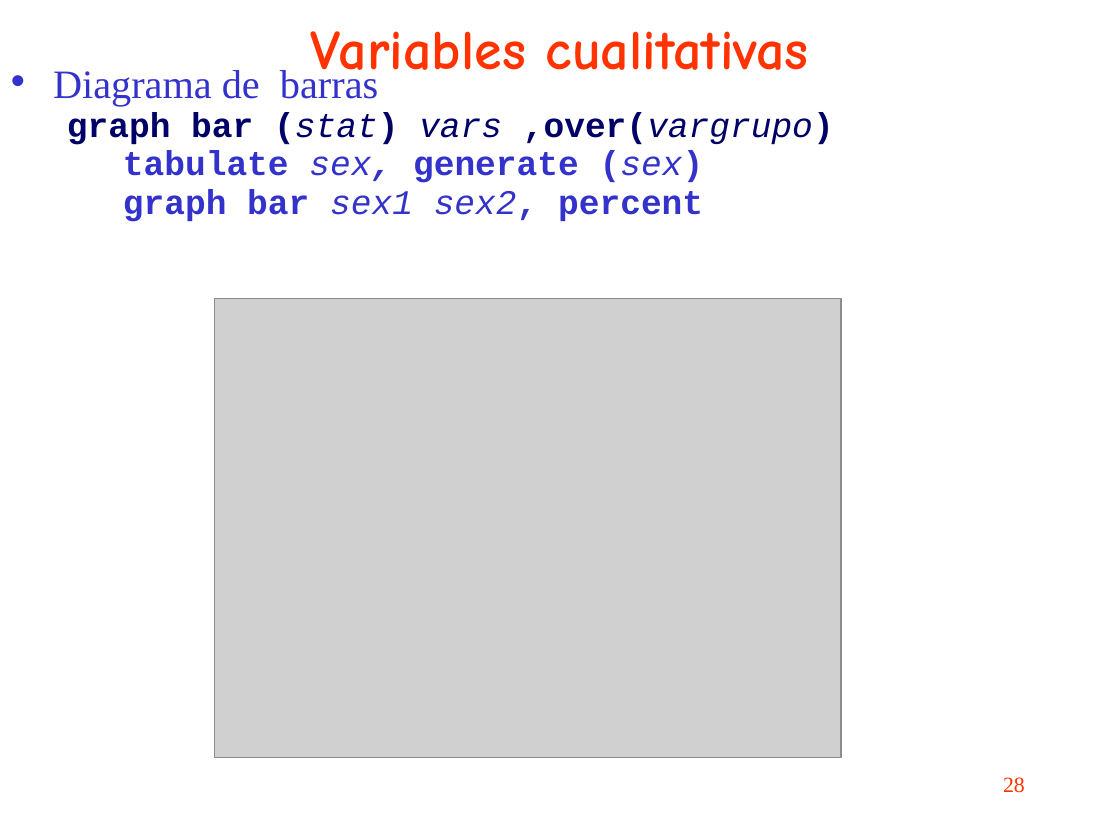
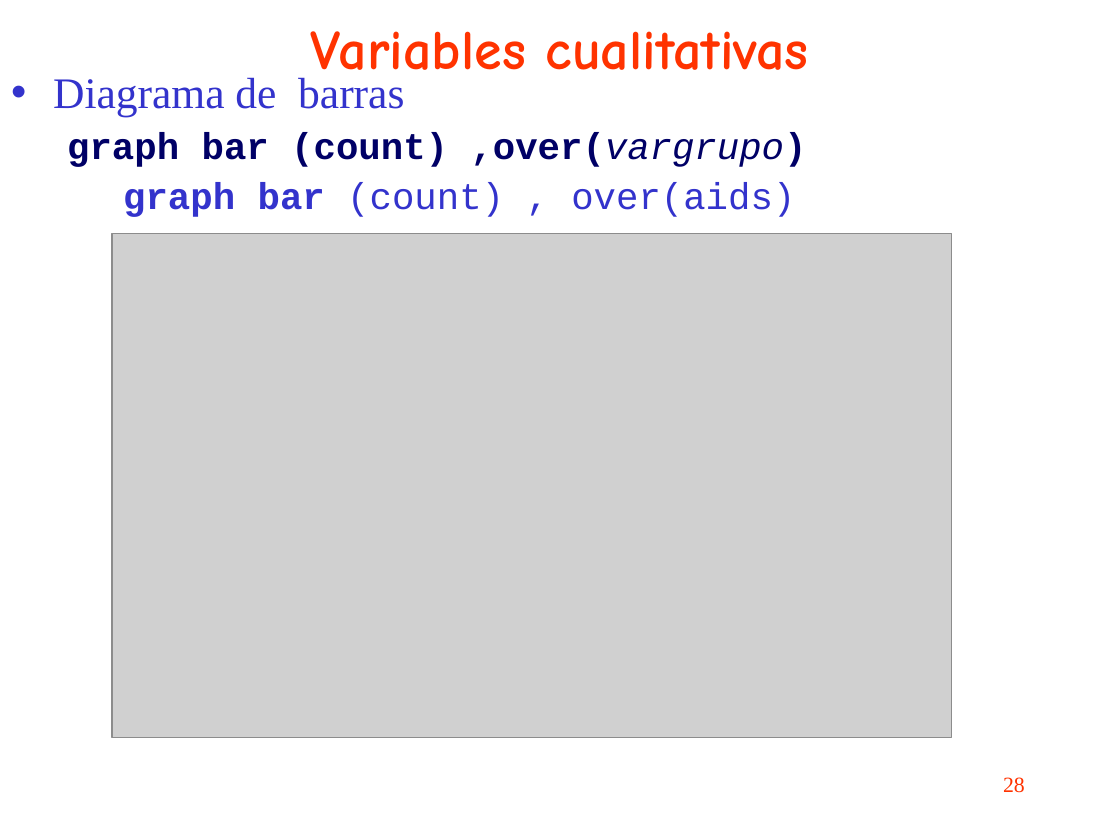
Before and after one commit to uebvhir/Course_Basic_data_analysis_with_Stata, a slide deck: slide 28 of slides/sessio_2_stata_basic.ppt. Drawn at 1120x840 pixels with LibreOffice and Linux fonts; fonts in the diff are those of the drawing; grey boxes stand for pictures. Boxes give left, top, right and bottom in pixels: in the first picture for what was removed or moved away, otherwise in the second. Text is boxed around its words. In the diff, an @@ line names an element or a change of style, - is before the commit and + after.

```diff
--- a/slides/sessio_2_stata_basic.ppt
+++ b/slides/sessio_2_stata_basic.ppt
@@ title "Variables cualitativas" rewrapped from bbox=[311, 31, 809, 87] to bbox=[311, 31, 809, 70] @@
@@ text at bbox=[53, 77, 404, 117]: size 25.9 to 28 pt in "Diagrama de barras"; line spacing 0.7 to 0.9 @@
@@ text at bbox=[67, 133, 807, 217]: text changed; size 22.2 to 24 pt; text colour #3333CC to #000066 @@
-  graph bar (stat) vars ,over(vargrupo)
-    tabulate sex, generate (sex)
-    graph bar sex1 sex2, percent
+  graph bar (count) ,over(vargrupo)
+    graph bar (count) , over(aids)
@@ picture: place and size @@
-picture at bbox=[215, 299, 841, 758]
+picture at bbox=[112, 233, 952, 737]
```
Also in this commit, not shown: 17 other slides changed, 11 slides added, 10 slides removed, 1 other file.
